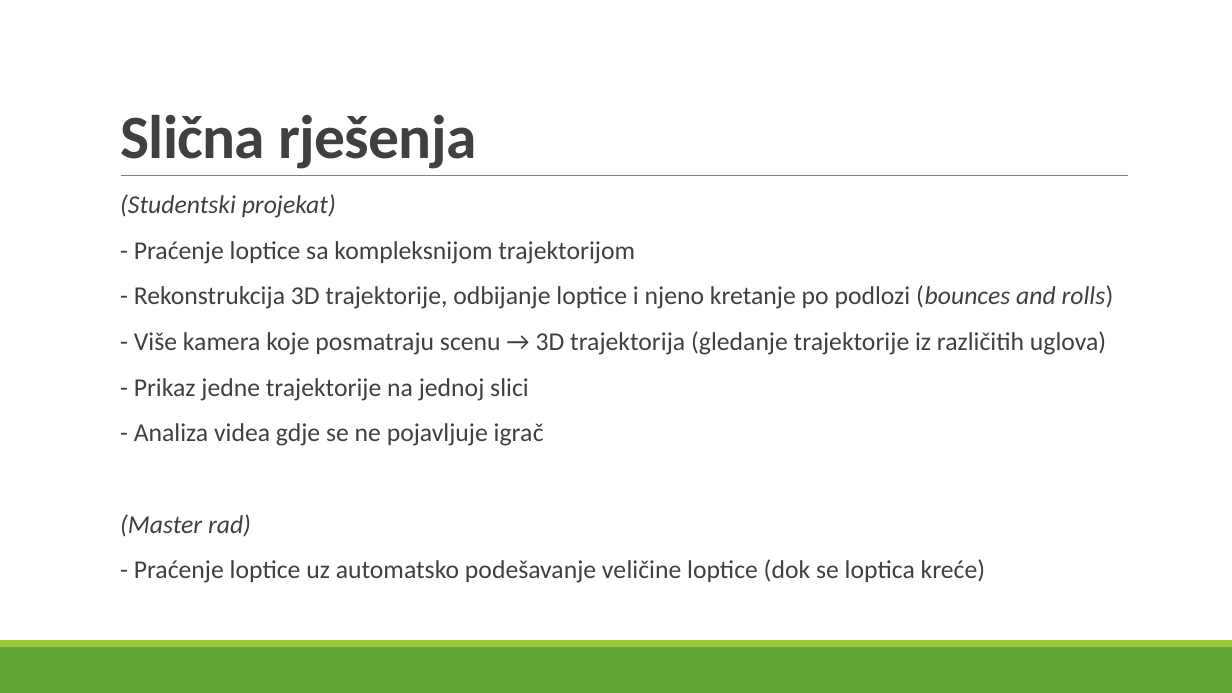
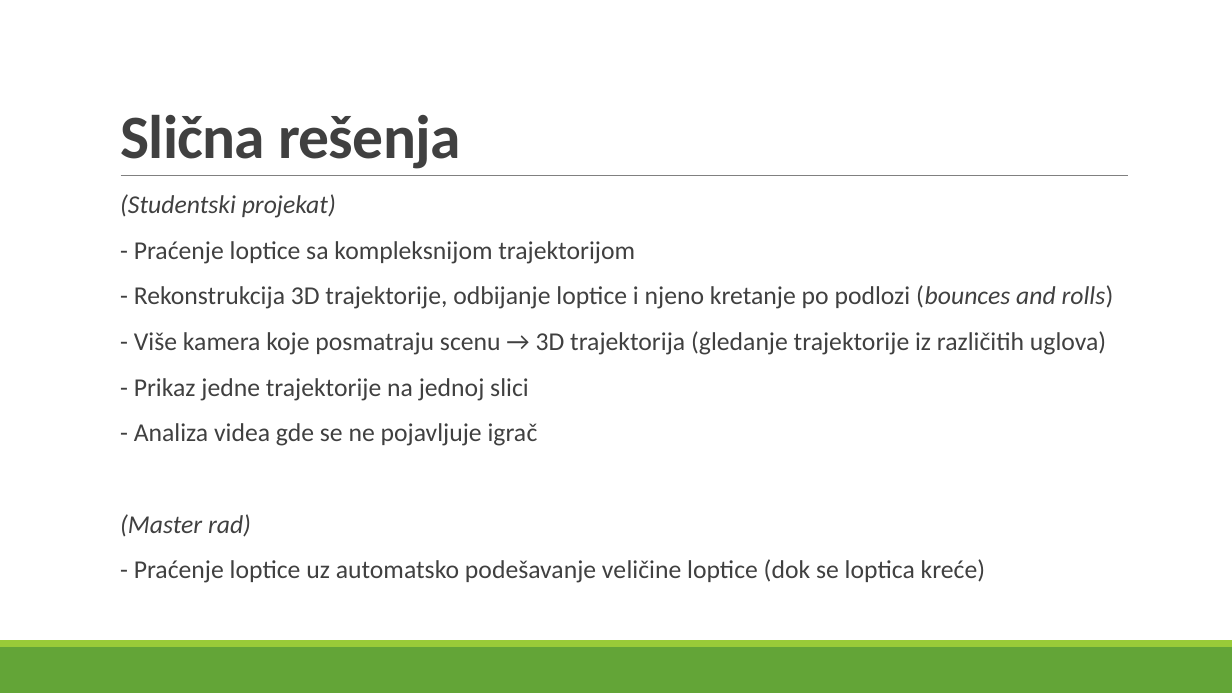
Before and after one commit to ckraisnikovic/softComputing, a slide deck: slide 7 of Detekcija i praćenje golf loptice na golf terenu.pptx. Drawn at 1232x693 pixels with LibreOffice and Linux fonts; fonts in the diff are those of the drawing. Boxes give left, top, right and bottom in pixels: in the first picture for what was removed or moved away, otherwise in the second. Text is boxed around its words. In the diff, an @@ line names an element or a change of style, - is before the commit and + after.

```diff
--- a/Detekcija i praćenje golf loptice na golf terenu.pptx
+++ b/Detekcija i praćenje golf loptice na golf terenu.pptx
@@ title at (x1=120, y1=115, x2=461, y2=169): text changed @@
-Slična rješenja
+Slična rešenja
@@ text at (x1=134, y1=423, x2=538, y2=446): text changed @@
-  - Analiza videa gdje se ne pojavljuje igrač
+  - Analiza videa gde se ne pojavljuje igrač
```
Also in this commit, not shown: 12 other slides changed, 4 slides added.
